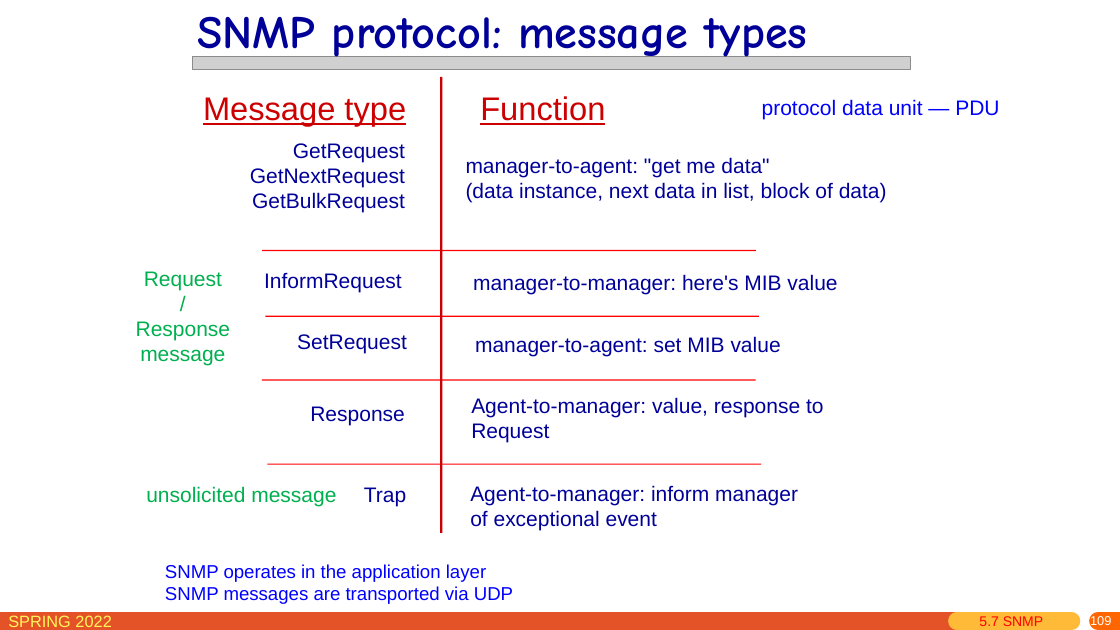
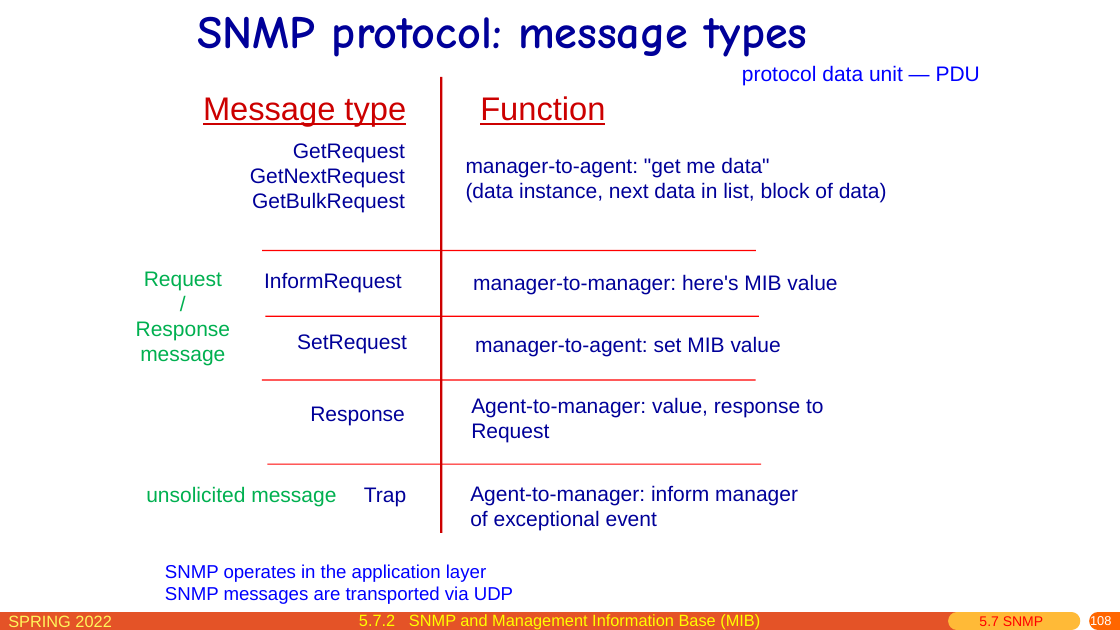
Before and after one commit to network-whu/slides, a slide deck: slide 108 of pptx/chapter5.pptx (slide 109 before the commit). Drawn at 1120x630 pixels with LibreOffice and Linux fonts; fonts in the diff are those of the drawing; grey boxes stand for pictures. Boxes give left, top, right and bottom in pixels: in the first picture for what was removed or moved away, otherwise in the second. Text is boxed around its words. In the diff, an @@ line names an element or a change of style, - is before the commit and + after.

```diff
--- a/pptx/chapter5.pptx
+++ b/pptx/chapter5.pptx
@@ picture removed at <box>192,56,911,70</box> @@
@@ text "protocol data unit — PDU": place and size @@
-text "protocol data unit — PDU" at <box>762,99,999,120</box>
+text "protocol data unit — PDU" at <box>742,65,980,86</box>
@@ text added at <box>359,614,760,630</box>, 14 pt, text #FFFF00 @@
+5.7.2 SNMP and Management Information Base (MIB)
@@ page number at <box>1090,615,1111,628</box>: text changed @@
-109
+108
```
Also in this commit, not shown: 39 other slides changed, 7 slides added, 1 slide removed.
